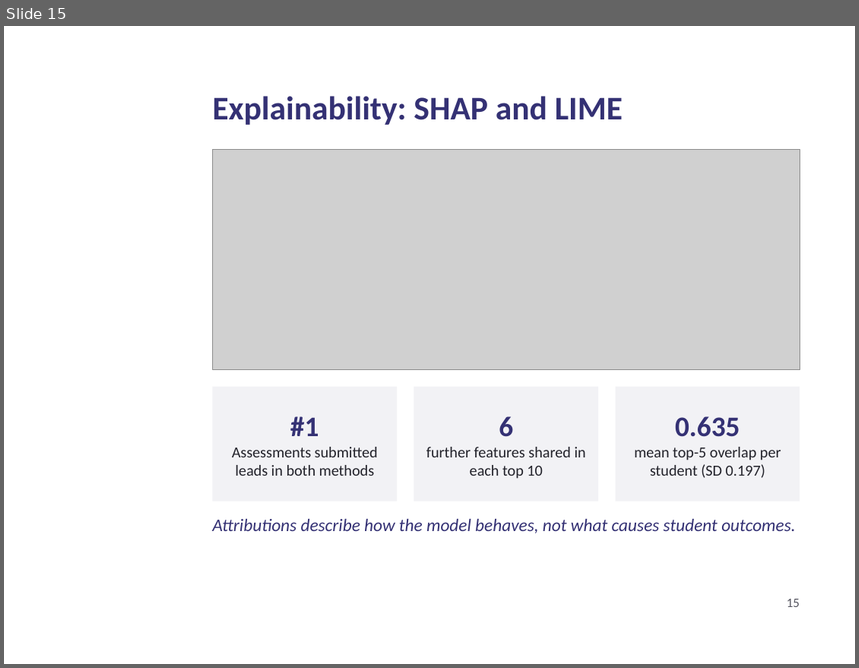
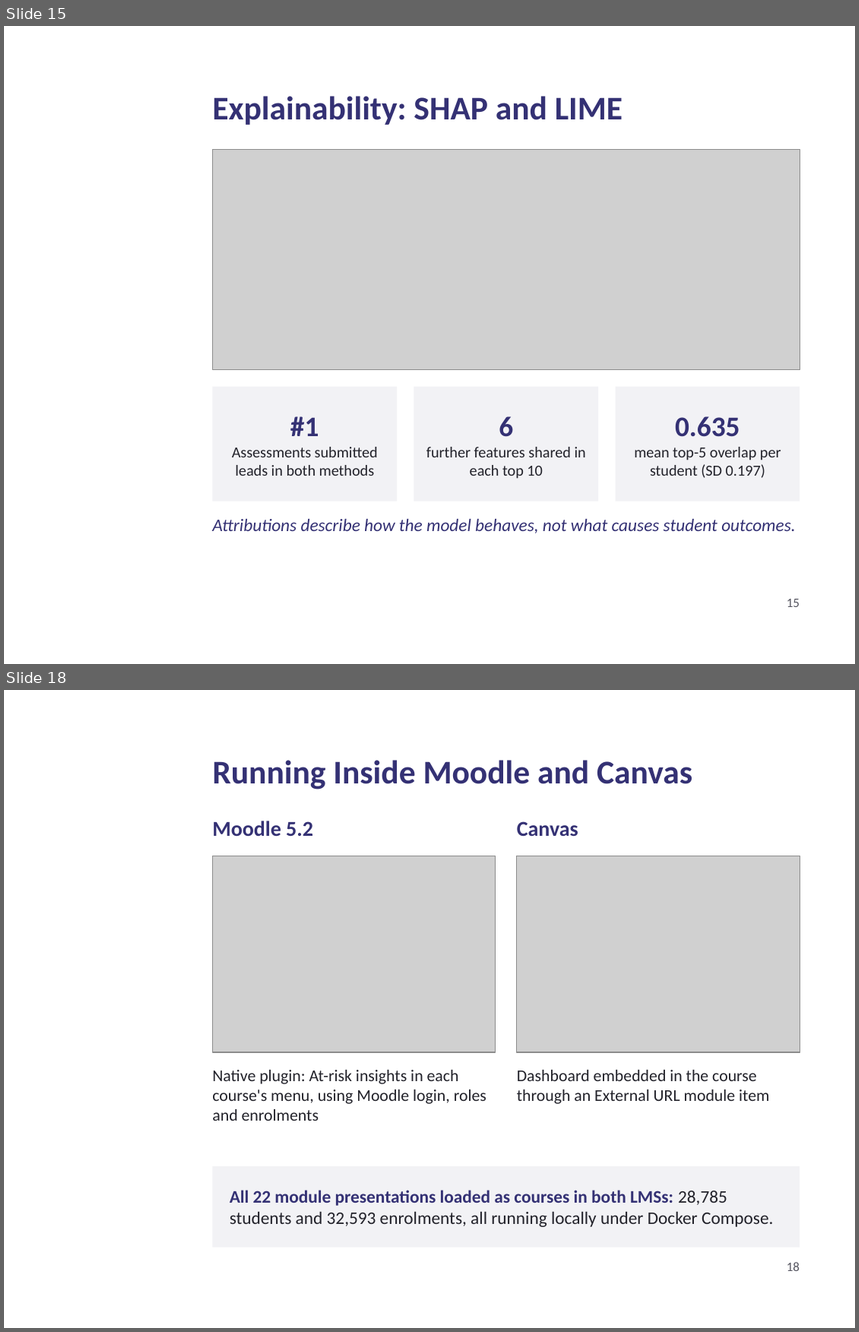
Before and after one commit to daniel-larry/python-run-result, a slide deck: Internal_Defense_Presentation.pptx. Shown one above the other, each under a label of ours: slide 15 before the commit, slides 15 and 18 after it; the slides between them are not shown. The pictures are 859x668 and 859x1332 pixels, drawn with LibreOffice and Linux fonts; fonts in the diff are those of the drawing; grey boxes stand for pictures; background and template pictures are left out. Boxes give left, top, right and bottom in pixels: in the first picture for what was removed or moved away, otherwise in the second. Text is boxed around its words. In the diff, an @@ line names an element or a change of style, - is before the commit and + after.

Commit message:
Defense deck: use Moodle and Canvas prototype screenshots

```diff
--- a/Internal_Defense_Presentation.pptx
+++ b/Internal_Defense_Presentation.pptx
@@ slide 18 added at (x1=4, y1=690, x2=855, y2=1328), background picture (left out) @@
@@ title added at (x1=212, y1=760, x2=693, y2=790), 28 pt, text #343174, bold @@
+Running Inside Moodle and Canvas
@@ text added at (x1=212, y1=821, x2=313, y2=836), 18 pt, text #343174, bold @@
+Moodle 5.2
@@ text added at (x1=517, y1=821, x2=579, y2=836), 18 pt, text #343174, bold @@
+Canvas
@@ picture added at (x1=212, y1=856, x2=495, y2=1053) @@
@@ picture added at (x1=517, y1=856, x2=800, y2=1053) @@
@@ text added at (x1=212, y1=1070, x2=487, y2=1121), 14 pt, text #22222A @@
+Native plugin: At-risk insights in each course's menu, using Moodle login, roles and enrolments
@@ text added at (x1=517, y1=1070, x2=769, y2=1104), 14 pt, text #22222A @@
+Dashboard embedded in the course through an External URL module item
@@ rectangle added at (x1=212, y1=1167, x2=800, y2=1248), fill #F2F2F5 @@
@@ text added at (x1=230, y1=1190, x2=773, y2=1227), 15 pt, text #22222A @@
+All 22 module presentations loaded as courses in both LMSs: 28,785 students and 32,593 enrolments, all running locally under Docker Compose.
@@ text added at (x1=787, y1=1262, x2=800, y2=1271), 11 pt, text #555560 @@
+18
```
Also in this commit, not shown: 5 slides changed.
